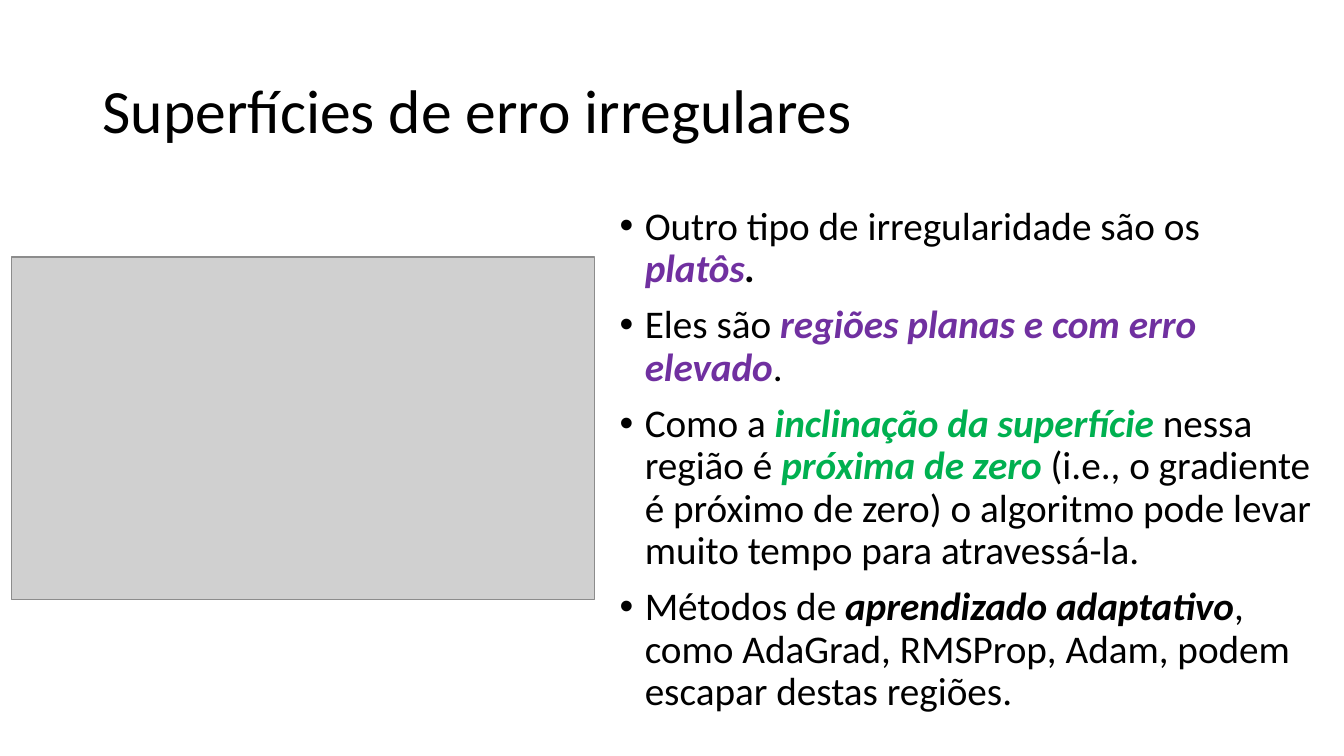
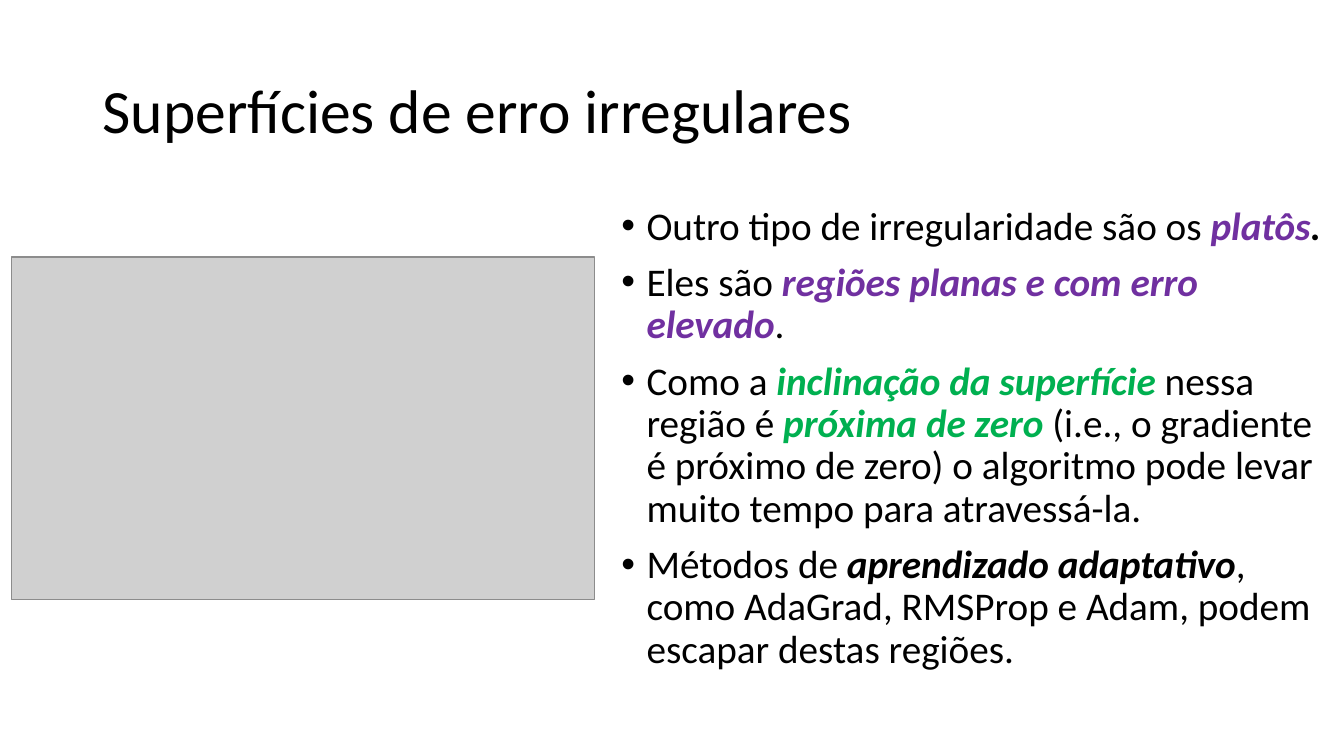
Before and after one commit to zz4fap/t320_aprendizado_de_maquina, a slide deck: slide 13 of slides/T320_Redes_Neurais_Artificiais (Parte III).pptx (slide 12 before the commit). Drawn at 1344x756 pixels with LibreOffice and Linux fonts; fonts in the diff are those of the drawing; grey boxes stand for pictures. Boxes give left, top, right and bottom in pixels: in the first picture for what was removed or moved away, otherwise in the second. Text is boxed around its words. In the diff, an @@ line names an element or a change of style, - is before the commit and + after.

```diff
--- a/slides/T320_Redes_Neurais_Artificiais (Parte III).pptx
+++ b/slides/T320_Redes_Neurais_Artificiais (Parte III).pptx
@@ text at bbox=[647, 550, 1310, 670]: text changed @@
-• Métodos de aprendizado adaptativo, como AdaGrad, RMSProp, Adam, podem escapar destas regiões.
+• Métodos de aprendizado adaptativo, como AdaGrad, RMSProp e Adam, podem escapar destas regiões.
```
Also in this commit, not shown: 9 other slides changed, 1 slide added, 1 other file.
